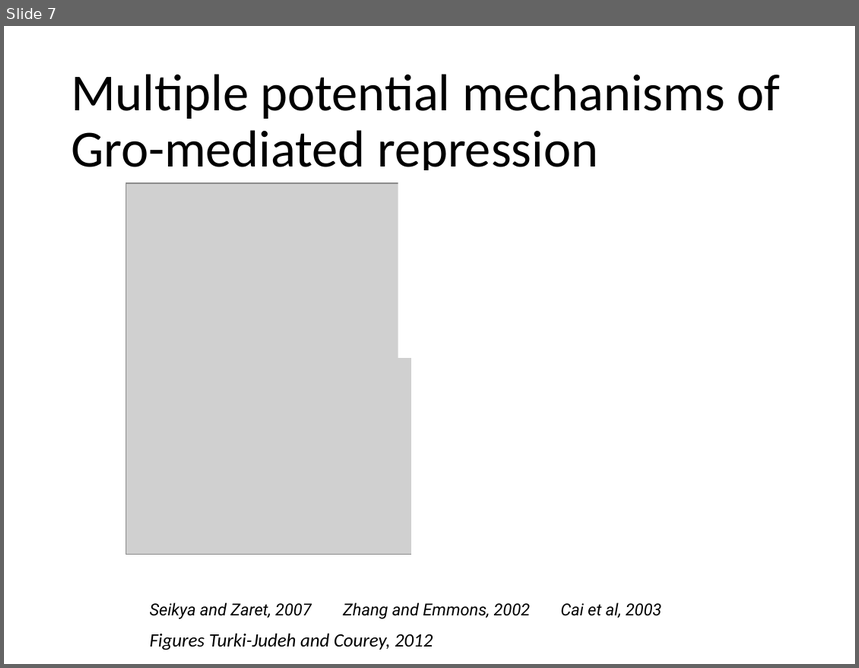
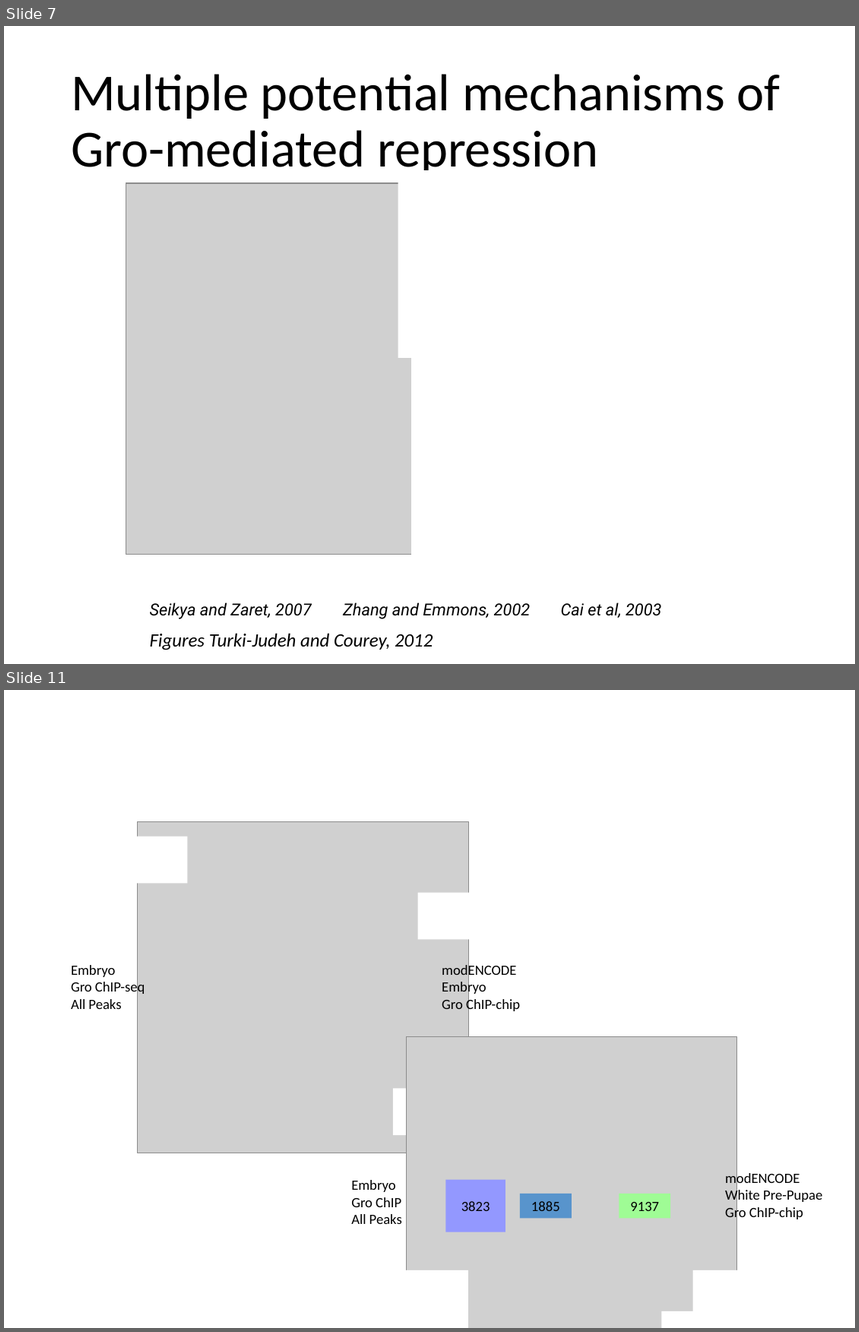
Before and after one commit to mdchambers/dissertation, a slide deck: presentations/defense.pptx. Shown one above the other, each under a label of ours: slide 7 before the commit, slides 7 and 11 after it; the slides between them are not shown. The pictures are 859x668 and 859x1332 pixels, drawn with LibreOffice and Linux fonts; fonts in the diff are those of the drawing; grey boxes stand for pictures. Boxes give left, top, right and bottom in pixels: in the first picture for what was removed or moved away, otherwise in the second. Text is boxed around its words. In the diff, an @@ line names an element or a change of style, - is before the commit and + after.

```diff
--- a/presentations/defense.pptx
+++ b/presentations/defense.pptx
@@ slide 11 added at (x1=4, y1=690, x2=855, y2=1328), background #FFFFFF @@
@@ group added at (x1=71, y1=822, x2=520, y2=1153): 3 rectangles, 2 texts, 1 picture @@
+Embryo
+Gro ChIP-seq
+All Peaks
+modENCODE
+Embryo
+Gro ChIP-chip
@@ group added at (x1=351, y1=1037, x2=823, y2=1328): 6 rectangles, 2 texts, 1 picture @@
+Embryo
+Gro ChIP
+All Peaks
+3823
+1885
+9137
+modENCODE
+White Pre-Pupae
+Gro ChIP-chip
```
Also in this commit, not shown: 3 slides changed, 11 other slides added, 1 slide removed, 7 other files.
